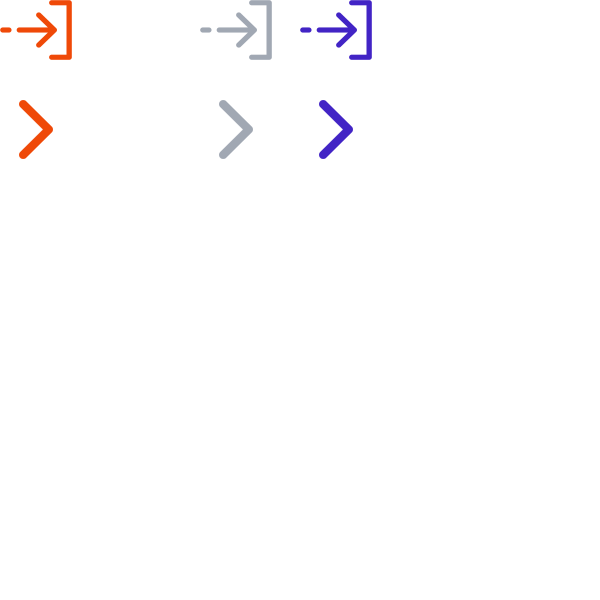
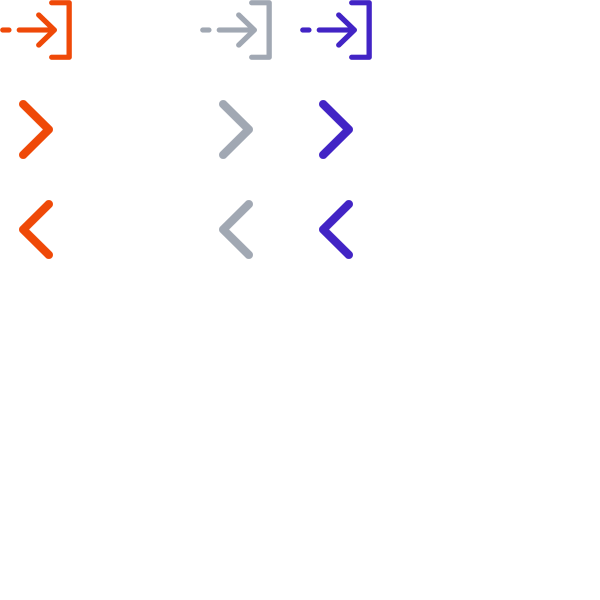
Layered file, before and after one edit (600px x 600px). Changes by layer:
added group "src copy 3" with 6 layers in group "Group 1" over [left=319, top=200, right=353, bottom=259]
added group "next copy" (1st of 4, in "Group 1" › "src copy 3") with 1 layers in group "src copy 3" over [left=319, top=200, right=353, bottom=259]
added layer "next" (1st of 12, in "Group 1" › "src copy 3" › "next copy") in group "next copy" over [left=319, top=200, right=353, bottom=259]
added group "src copy 2" with 6 layers in group "Group 1" over [left=219, top=200, right=253, bottom=259]
added group "next copy" (2nd of 4, in "Group 1" › "src copy 2") with 1 layers in group "src copy 2" over [left=219, top=200, right=253, bottom=259]
added layer "next" (4th of 12, in "Group 1" › "src copy 2" › "next copy") in group "next copy" over [left=219, top=200, right=253, bottom=259]
added group "next copy" (4th of 4, in "Group 1" › "src") with 1 layers in group "src" over [left=19, top=200, right=53, bottom=259]
added layer "next" (10th of 12, in "Group 1" › "src" › "next copy") in group "next copy" over [left=19, top=200, right=53, bottom=259]
